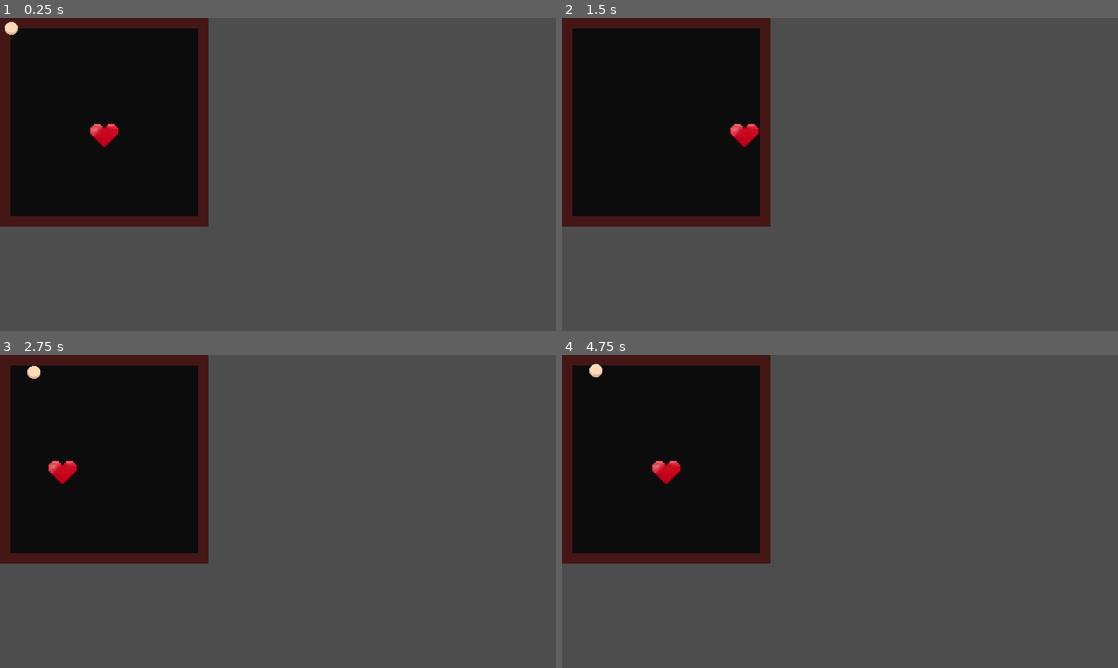
Above: before the commit, frames 1-4 (two rows, left to right).
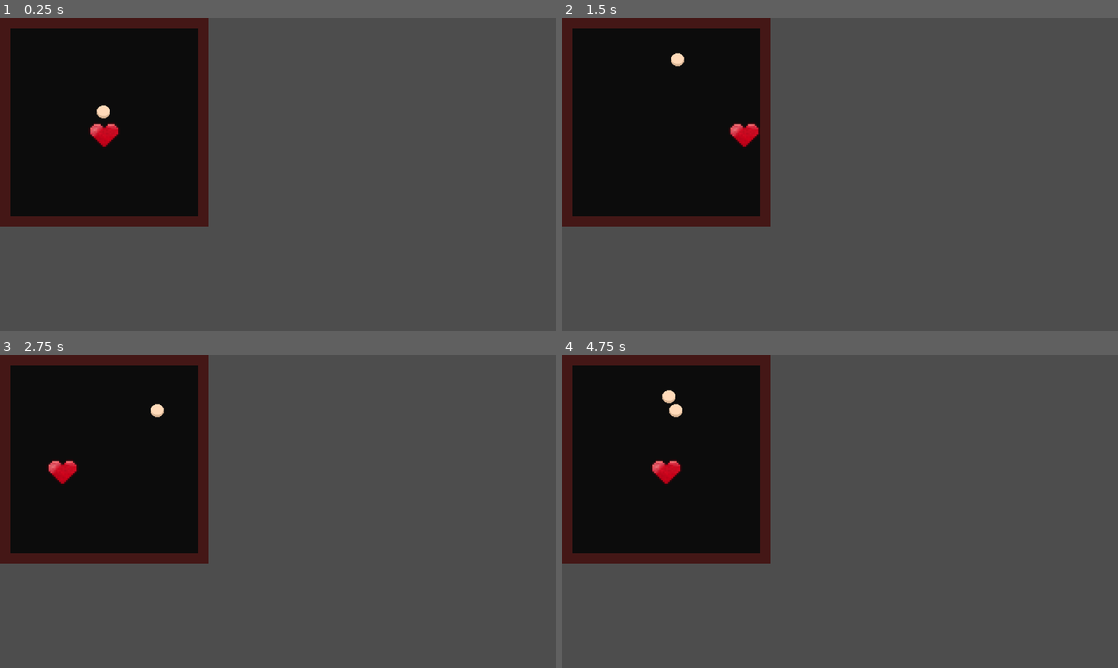
Above: after the commit, the same moments.

Repository: yanaexe/Global-Classroom-Project
Game: Godot game, scene res://scenes/dodge_minigame.tscn
Two runs of this game, one before a commit and one after it. Both use one fixed random seed, a clock stepped at 60 frames per second and the inputs below. This scene is started directly instead of the project's main scene.
Inputs (mouse positions are in pixels of both pictures, inside the frame that each line leads up to):
- Up to frame 1 (0.25 s): no input
- Up to frame 2 (1.5 s): move the mouse to (962, 158) at 0.52 s; hold D (dodgeMG_right) from 0.53 s (still down); tap Shift (dash) at 0.6 s; tap Space (jump) at 0.77 s; move the mouse to (728, 190) at 1.27 s; tap E (fire) at 1.35 s
- Up to frame 3 (2.75 s): tap Space (jump) at 1.52 s; move the mouse to (333, 442) at 2.02 s; release D (dodgeMG_right) at 2.03 s; hold A (dodgeMG_left) from 2.03 s (still down); tap Shift (dash) at 2.1 s
- Up to frame 4 (4.75 s): move the mouse to (812, 574) at 2.77 s; release A (dodgeMG_left) at 2.78 s; hold D (dodgeMG_right) 2.78-4.28 s; tap E (fire) at 2.85, 4.35 s; tap Space (jump) at 3.02, 3.77, 4.52 s; move the mouse to (1006, 558) at 3.52 s; tap Shift (dash) at 3.6 s; move the mouse to (673, 464) at 4.27 s; hold A (dodgeMG_left) from 4.28 s (still down)

The runs differ from the first frame. In frame 1, 0.2% of the frame differs, in the area x 0-20%, y 1-33%; in frame 2, less than 0.1%; in frame 3, 0.2%; in frame 4, 0.3%, in the area x 4-22%, y 2-20%.

Commit message:
Dodge minigame bullets spawn randomly in box and shoot randomly

Diff:
--- a/scenes/bullet_spawner.gd
+++ b/scenes/bullet_spawner.gd
@@ -2,6 +2,8 @@
 
 @export var bullet_scene: PackedScene = preload("res://scenes/dodge_bullet.tscn")
 @export var spawn_interval: float = 0.5  # Seconds between shots
+
+@onready var area := get_node("/root/DodgeMinigame/BattleBox/Border/BattleArea")
 
 var spawn_timer := 0.0
 
@@ -12,26 +14,25 @@
 		spawn_timer = spawn_interval
 
 func spawn_bullet():
-	var player = get_tree().get_nodes_in_group("player_soul")[0]
-	var area = get_node("/root/DodgeMinigame/BattleBox/Border/BattleArea")
+	# Get global rectangle of the area (for Control nodes like ColorRect)
+	var rect = area.get_global_rect()
 
-	var global_top_left = area.get_global_transform_with_canvas().origin
-	var size = area.get_size()  # ColorRect's size in world coords
+	# Generate a random position inside that rectangle
+	var spawn_pos = Vector2(
+		randf_range(rect.position.x, rect.position.x + rect.size.x),
+		randf_range(rect.position.y, rect.position.y + rect.size.y)
+	)
 
-	var margin = 0
-	var min_x = global_top_left.x + margin
-	var max_x = global_top_left.x + size.x - margin
-	var min_y = global_top_left.y + margin
-	var max_y = global_top_left.y + size.y - margin
-
-	global_position = Vector2(randf_range(min_x, max_x), randf_range(min_y, max_y))
-	print("🔫 FIXED Spawner Pos:", global_position)
-
+	# Create the bullet
 	var bullet = bullet_scene.instantiate()
-	bullet.global_position = global_position
+	bullet.global_position = spawn_pos
 	get_tree().get_root().add_child(bullet)
 
-	var dir = player.global_position - bullet.global_position
+	# Find the player
+	var player = get_tree().get_nodes_in_group("player_soul")[0]
+
+	# Aim the bullet at the player
+	var dir = player.global_position - spawn_pos
 	if dir.length() < 2:
 		dir = Vector2.DOWN
 	bullet.direction = dir.normalized()
